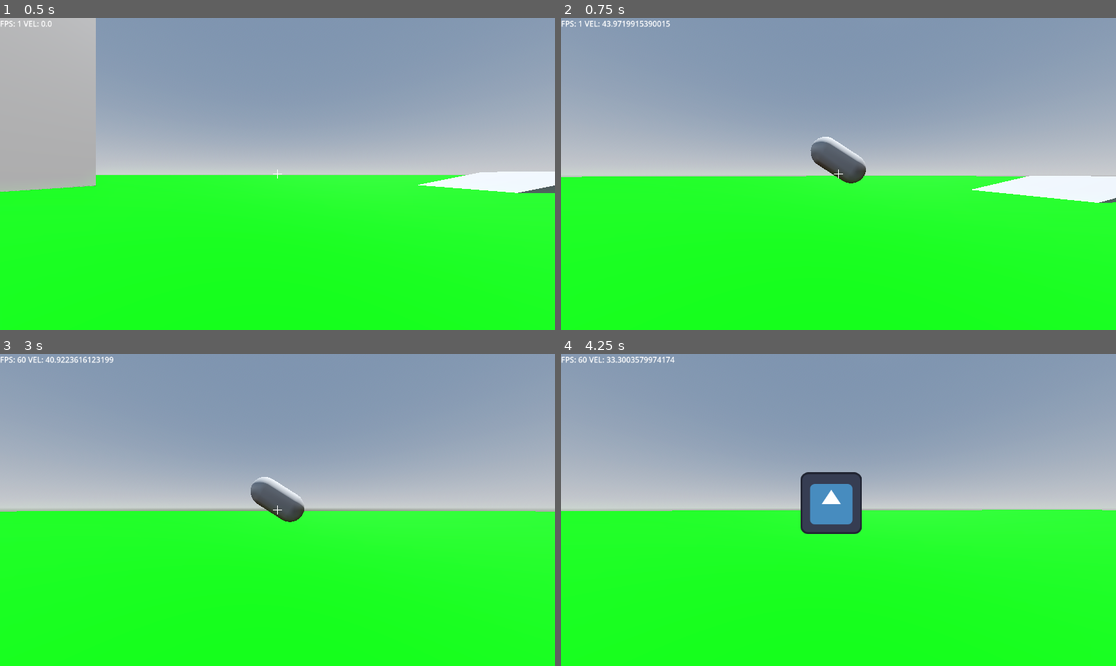
Above: before the commit, frames 1-4 (two rows, left to right).
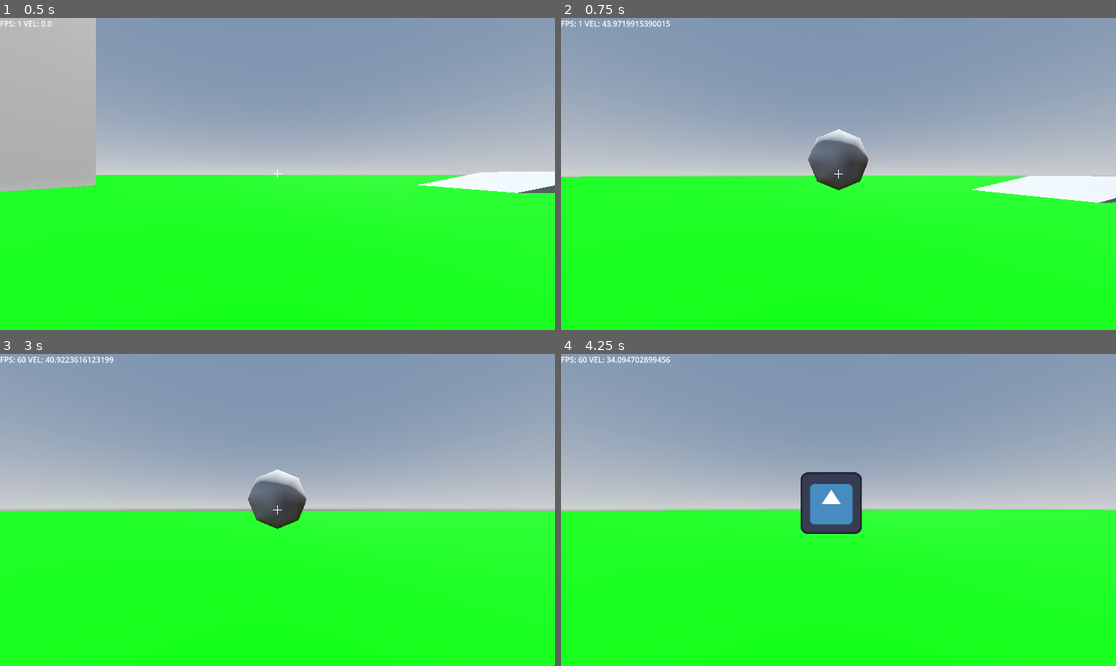
Above: after the commit, the same moments.

Repository: YouthHalo/Fast-Boomer-Shooter
Game: Godot game, scene res://scenes/main_world.tscn
The game is run twice, just before and just after one commit, with the same random seed, the same clock (stepped at 60 frames per second) and the same inputs. The engine's default icon, where the game draws it, is replaced by a stand-in: a white triangle on a blue panel in a dark square.
Inputs (mouse positions are in pixels of both pictures, inside the frame that each line leads up to):
- Up to frame 1 (0.5 s): no input
- Up to frame 2 (0.75 s): tap Enter at 0.5 s; move the mouse to (866, 174) at 0.52 s; hold W (forward) from 0.53 s (still down); hold Space (jump) from 0.53 s (still down); tap Shift (dash) at 0.6 s; click (866, 174) at 0.67 s
- Up to frame 3 (3 s): keep holding W (forward); move the mouse to (249, 510) at 1.27 s; release Space (jump) at 1.28 s; tap Space (jump) at 1.35, 1.52, 1.82 s; tap Shift (dash) at 1.55, 2.1, 2.85 s; move the mouse to (288, 503) at 2.02 s; hold Space (jump) 2.03-2.78 s; move the mouse to (271, 516) at 2.77 s; click (271, 516) at 2.92 s
- Up to frame 4 (4.25 s): keep holding W (forward); tap Space (jump) at 3.02, 3.32, 3.5 s; move the mouse to (877, 513) at 3.52 s; hold Space (jump) from 3.53 s (still down); tap Escape (pause) at 4.15 s

Frame 1 is identical in both runs. In frame 2, 1.0% of the frame differs, in the area x 44-56%, y 35-56%; in frame 3, 1.0%; in frame 4, 0.1%.

Commit message:
Explosion jumping! (i also gave up on cylinder explosives lol)

Diff:
--- a/scenes/main_world.tscn
+++ b/scenes/main_world.tscn
@@ -1,7 +1,6 @@
-[gd_scene load_steps=11 format=3 uid="uid://cv72v1nlu10ia"]
+[gd_scene load_steps=10 format=3 uid="uid://cv72v1nlu10ia"]
 
 [ext_resource type="PackedScene" uid="uid://bgav01dmub54l" path="res://scenes/player.tscn" id="1_6x5uh"]
-[ext_resource type="PackedScene" uid="uid://6amix7kcu2lq" path="res://scenes/pause_menu.tscn" id="2_tt5ry"]
 
 [sub_resource type="ProceduralSkyMaterial" id="ProceduralSkyMaterial_6x5uh"]
 sky_horizon_color = Color(0.662243, 0.671743, 0.686743, 1)
@@ -81,5 +80,3 @@
 transform = Transform3D(1, 0, 0, 0, 1, 0, 0, 0, 1, 29.9725, 4.49119, 18.9842)
 use_collision = true
 mesh = SubResource("PrismMesh_bdp8l")
-
-[node name="Pause Menu" parent="." instance=ExtResource("2_tt5ry")]
--- a/scenes/player.tscn
+++ b/scenes/player.tscn
@@ -1,7 +1,10 @@
-[gd_scene load_steps=6 format=3 uid="uid://bgav01dmub54l"]
+[gd_scene load_steps=7 format=3 uid="uid://bgav01dmub54l"]
 
 [ext_resource type="Script" uid="uid://bv5xpnqy1r7my" path="res://scripts/player.gd" id="1_3vyb7"]
 [ext_resource type="PackedScene" uid="uid://cnflbaff401hk" path="res://scenes/in_game_ui.tscn" id="2_g2els"]
+[ext_resource type="PackedScene" uid="uid://6amix7kcu2lq" path="res://scenes/pause_menu.tscn" id="3_qhqgy"]
+
+[sub_resource type="CapsuleMesh" id="CapsuleMesh_g2els"]
 
 [sub_resource type="CapsuleShape3D" id="CapsuleShape3D_g2els"]
 
@@ -12,10 +15,11 @@
 radial_segments = 4
 rings = 0
 
-[sub_resource type="CapsuleMesh" id="CapsuleMesh_g2els"]
-
 [node name="Player" type="CharacterBody3D"]
 script = ExtResource("1_3vyb7")
+
+[node name="MeshInstance3D" type="MeshInstance3D" parent="."]
+mesh = SubResource("CapsuleMesh_g2els")
 
 [node name="CollisionShape3D" type="CollisionShape3D" parent="."]
 shape = SubResource("CapsuleShape3D_g2els")
@@ -34,5 +38,4 @@
 
 [node name="In-Game UI" parent="." instance=ExtResource("2_g2els")]
 
-[node name="MeshInstance3D" type="MeshInstance3D" parent="."]
-mesh = SubResource("CapsuleMesh_g2els")
+[node name="Pause Menu" parent="." instance=ExtResource("3_qhqgy")]
--- a/scenes/projectile.tscn
+++ b/scenes/projectile.tscn
@@ -1,11 +1,12 @@
-[gd_scene load_steps=5 format=3 uid="uid://bx0a5ulxrtprk"]
+[gd_scene load_steps=7 format=3 uid="uid://bx0a5ulxrtprk"]
 
 [ext_resource type="Script" uid="uid://djhpviq1d4wkv" path="res://scripts/projectile.gd" id="1_c8fcr"]
 
-[sub_resource type="CapsuleMesh" id="CapsuleMesh_q3m7n"]
-radius = 0.1
+[sub_resource type="SphereMesh" id="SphereMesh_c8fcr"]
+radius = 0.2
 height = 0.4
-radial_segments = 16
+radial_segments = 8
+rings = 8
 
 [sub_resource type="ParticleProcessMaterial" id="ParticleProcessMaterial_c8fcr"]
 particle_flag_rotate_y = true
@@ -16,6 +17,12 @@
 [sub_resource type="PlaneMesh" id="PlaneMesh_c8fcr"]
 size = Vector2(0.2, 0.2)
 
+[sub_resource type="SphereShape3D" id="SphereShape3D_c8fcr"]
+radius = 6.0
+
+[sub_resource type="BoxShape3D" id="BoxShape3D_c8fcr"]
+size = Vector3(0.5, 0.5, 0.5)
+
 [node name="Projectile" type="Node3D"]
 transform = Transform3D(1, 0, 0, 0, -4.37114e-08, 1, 0, -1, -4.37114e-08, 0, 0, 0)
 script = ExtResource("1_c8fcr")
@@ -23,7 +30,7 @@
 
 [node name="3DModel" type="CSGMesh3D" parent="."]
 transform = Transform3D(0.999999, 0, 0, 0, -4.37114e-08, 1, 0, -0.999999, -4.37114e-08, 0, 0, 0)
-mesh = SubResource("CapsuleMesh_q3m7n")
+mesh = SubResource("SphereMesh_c8fcr")
 
 [node name="GPUParticles3D" type="GPUParticles3D" parent="."]
 transform = Transform3D(1, -2.11758e-22, -4.23516e-22, 0, 1, 0, 0, 0, 1, 0, 0, 0)
@@ -36,6 +43,12 @@
 process_material = SubResource("ParticleProcessMaterial_c8fcr")
 draw_pass_1 = SubResource("PlaneMesh_c8fcr")
 
-[node name="RayCast3D" type="RayCast3D" parent="."]
-transform = Transform3D(1, 0, 0, 0, -4.37114e-08, 1, 0, -1, -4.37114e-08, 0, 0, 0)
-target_position = Vector3(0, -0.3, 0)
+[node name="ExplosionArea" type="Area3D" parent="."]
+
+[node name="CollisionShape3D" type="CollisionShape3D" parent="ExplosionArea"]
+shape = SubResource("SphereShape3D_c8fcr")
+
+[node name="Hitbox" type="Area3D" parent="."]
+
+[node name="CollisionShape3D" type="CollisionShape3D" parent="Hitbox"]
+shape = SubResource("BoxShape3D_c8fcr")
--- a/scripts/pause_menu.gd
+++ b/scripts/pause_menu.gd
@@ -6,8 +6,7 @@
 	visible = get_tree().paused
 
 
-# Called every frame. 'delta' is the elapsed time since the previous frame.
-func _process(delta: float) -> void:
+func _input(event: InputEvent) -> void:
 	if Input.is_action_just_pressed("pause") and not get_tree().paused:
 		get_tree().paused = not get_tree().paused
 		visible = true
@@ -16,3 +15,7 @@
 		get_tree().paused = not get_tree().paused
 		visible = false
 		Input.set_mouse_mode(Input.MOUSE_MODE_CAPTURED)
+
+# Called every frame. 'delta' is the elapsed time since the previous frame.
+func _process(delta: float) -> void:
+	pass
--- a/scripts/player.gd
+++ b/scripts/player.gd
@@ -43,6 +43,9 @@
 	Input.mouse_mode = Input.MOUSE_MODE_CAPTURED
 
 func _input(event):
+	#for one time presses only
+	#do i add jump and dash here????
+
 	if event is InputEventMouseMotion:
 		rotation.y -= event.relative.x / mouse_sens
 		Cam.rotation.x -= event.relative.y / mouse_sens
@@ -105,6 +108,8 @@
 	direction = (transform.basis * Vector3(input_dir.x, 0, input_dir.y)).normalized()
 
 ##Something regarding the movement system is messing up and making the player shimmy. need to fix
+#It was NOT the fact that the velocities were seperate, still do not know why it was happening
+#possible due to move_toward being used on the velocity.x and velocity.z separately
 
 	if Input.is_action_just_pressed("dash") and dash_timer <= 0.0:
 		var dash_dir = direction
@@ -171,10 +176,13 @@
 		#velocity.x = hvel.x
 		#velocity.z = hvel.z
 
-#Visuals
+	camera_effects()
+	move_and_slide()
+
+
+func camera_effects() -> void:
 	camera_tilt = clamp(-input_dir.x * velocity.length() * 0.0025, -0.15, 0.15)
 	Cam.rotation.z += (camera_tilt - Cam.rotation.z) * 0.05
 
 	camera_fov = 90 + clamp(input_dir.y * velocity.length() * -0.1, -10, 10)
 	Cam.fov += (camera_fov - Cam.fov) * 0.1
-	move_and_slide()
--- a/scripts/projectile.gd
+++ b/scripts/projectile.gd
@@ -1,34 +1,66 @@
 extends Node3D
 
 @export var speed: float = 5.0
-@onready var raycast = $RayCast3D
 @onready var mesh = $"3DModel"
 @onready var explosion = $GPUParticles3D
+@onready var explosion_area = $ExplosionArea
+@onready var hitbox = $Hitbox
 
+var currently_blowing_up: bool = false
 var direction: Vector3
 var rotation_euler: Vector3
 
 func _ready() -> void:
 	look_at(global_transform.origin + direction, Vector3.UP)
-	mesh.rotation = Vector3.FORWARD
-	mesh.rotate(Vector3.RIGHT, -PI)
-	# Align the mesh so its local Y axis points in the direction of travel
-	pass
 
 func _process(delta: float) -> void:
-	if direction != Vector3.ZERO and not raycast.is_colliding():
-		# Move the projectile in the direction
-		translate(direction * speed * delta)
-	if raycast.is_colliding():
-		var collider = raycast.get_collider()
-		if collider:
+	if hitbox.get_overlapping_bodies().size() > 0 and not currently_blowing_up:
+		var collider = hitbox.get_overlapping_bodies()[0]
+		if collider and collider.name != "Player":
 			print("Hit: ", collider.name)
-		mesh.visible = false
-		explosion.restart()
-		explosion.emitting = true
-		print("KABOOM!")
-		raycast.enabled = false
-		await get_tree().create_timer(0.5).timeout  # Adjust the delay as needed
+			mesh.visible = false
+			explosion.emitting = true
 
-		#explosion code here
-		queue_free()
+			print("KABOOM!")
+			currently_blowing_up = true
+
+			var explosion_radius = 6.0
+			var explosion_force = 15.0
+			var origin = global_transform.origin
+
+			# Update explosion area to match radius (if you want visual/debug overlap)
+			explosion_area.scale = Vector3.ONE * (explosion_radius / 2.0)
+			explosion_area.global_transform.origin = origin
+
+			# Apply explosion impulse
+			apply_explosion_impulse(origin, explosion_force, explosion_radius)
+
+			await get_tree().create_timer(0.5).timeout
+			queue_free()
+	else:
+		if direction != Vector3.ZERO:
+			translate(direction * speed * delta)
+
+func apply_explosion_impulse(explosion_origin: Vector3, explosion_force: float, explosion_radius: float) -> void:
+	for body in explosion_area.get_overlapping_bodies():
+		if not (body is RigidBody3D or body is CharacterBody3D):
+			continue
+
+		var body_pos = body.global_transform.origin
+		var to_body = body_pos - explosion_origin
+		var distance = to_body.length()
+		if distance == 0.0 or distance > explosion_radius:
+			continue
+
+		var direction = to_body.normalized()
+		var falloff = 1.0 - clamp(distance / explosion_radius, 0.0, 1.0)
+		var force = direction * explosion_force * falloff
+
+		# Amplify for player if needed
+		if body.name == "Player":
+			force *= 2.0
+
+		if body is RigidBody3D:
+			body.apply_impulse(Vector3.ZERO, force)
+		elif body is CharacterBody3D and "velocity" in body:
+			body.velocity += force
Not shown, changed: export_presets.cfg
